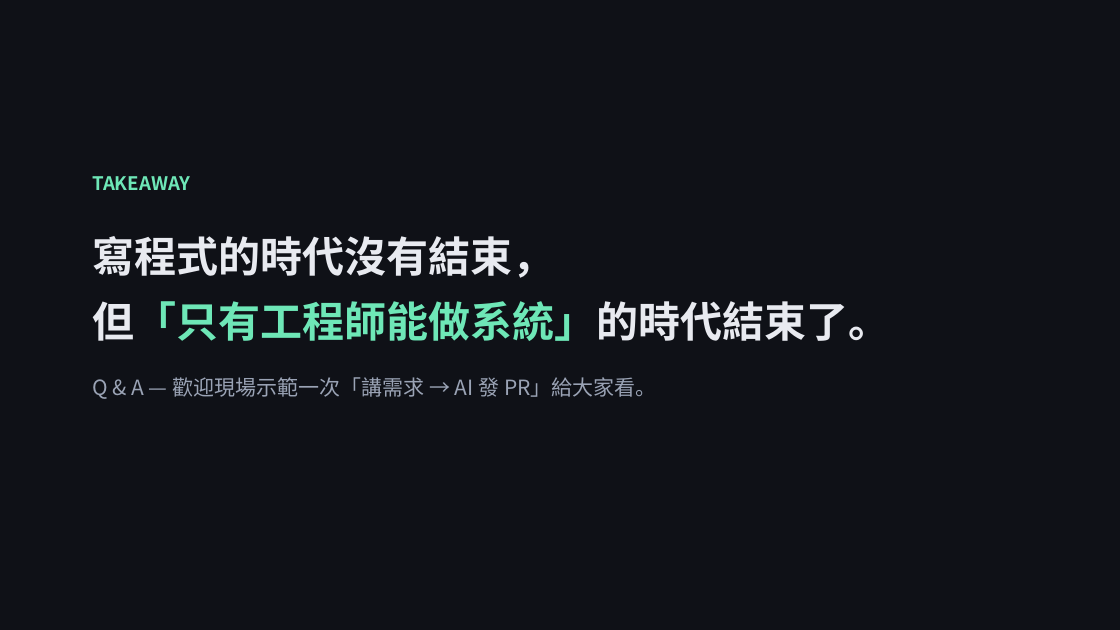
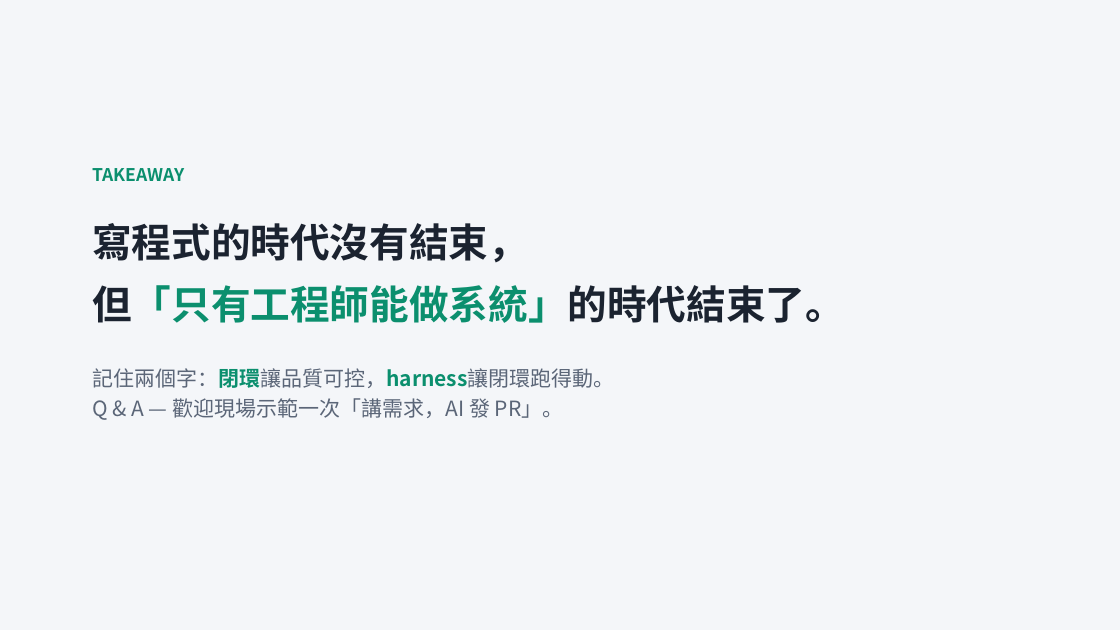
Before and after one commit to lt-foods/new_erp, a slide deck: slide 12 of docs/簡報-AI零程式碼開發ERP分享.pptx (slide 10 before the commit). Drawn at 1120x630 pixels with LibreOffice and Linux fonts; fonts in the diff are those of the drawing. Boxes give left, top, right and bottom in pixels: in the first picture for what was removed or moved away, otherwise in the second. Text is boxed around its words. In the diff, an @@ line names an element or a change of style, - is before the commit and + after.

```diff
--- a/docs/簡報-AI零程式碼開發ERP分享.pptx
+++ b/docs/簡報-AI零程式碼開發ERP分享.pptx
@@ background #0F1117 to #F4F6F9 @@
@@ text "TAKEAWAY": place and size @@
-text "TAKEAWAY" at (92, 176, 890, 399)
+text "TAKEAWAY" at (92, 168, 845, 420)
@@ text at (92, 168, 845, 323): size 16 to 15 pt in "TAKEAWAY"; text colour #6EE7B7 to #0B8F6E in "TAKEAWAY", "但「只有工程師能做系統」的時代結束了。"; size 36 to 34 pt, text colour #E8EAF0 to #1B2330 in "寫程式的時代沒有結束，", "但「只有工程師能做系統」的時代結束了。"; less space between paragraphs @@
@@ text at (92, 368, 614, 420): text changed; text colour #9AA3B5 to #5B6678 @@
-Q & A — 歡迎現場示範一次「講需求 → AI 發 PR」給大家看。
+記住兩個字：閉環讓品質可控，harness讓閉環跑得動。
+Q & A — 歡迎現場示範一次「講需求，AI 發 PR」。
```
Also in this commit, not shown: 8 other slides changed, 3 slides added, 1 slide removed, 1 other file.
